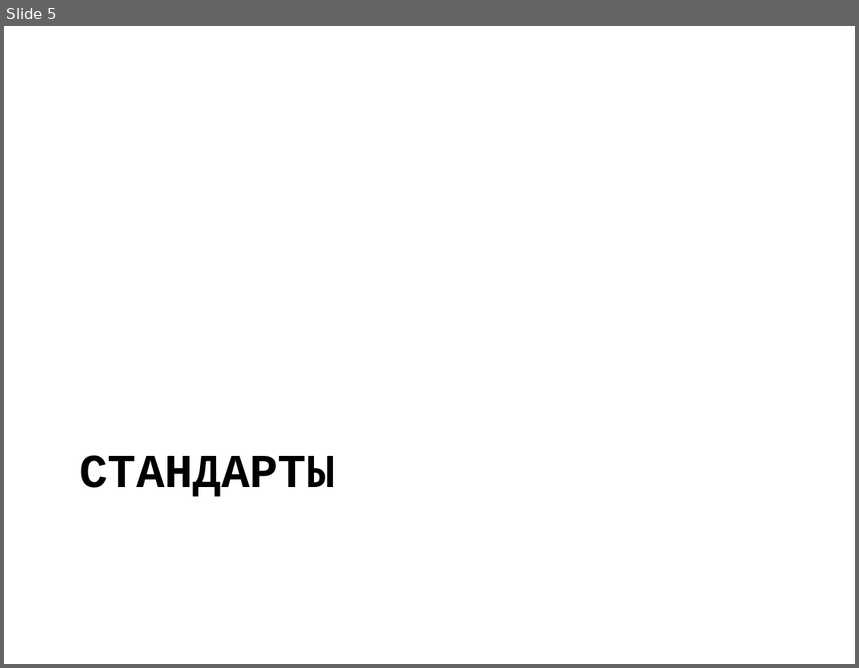
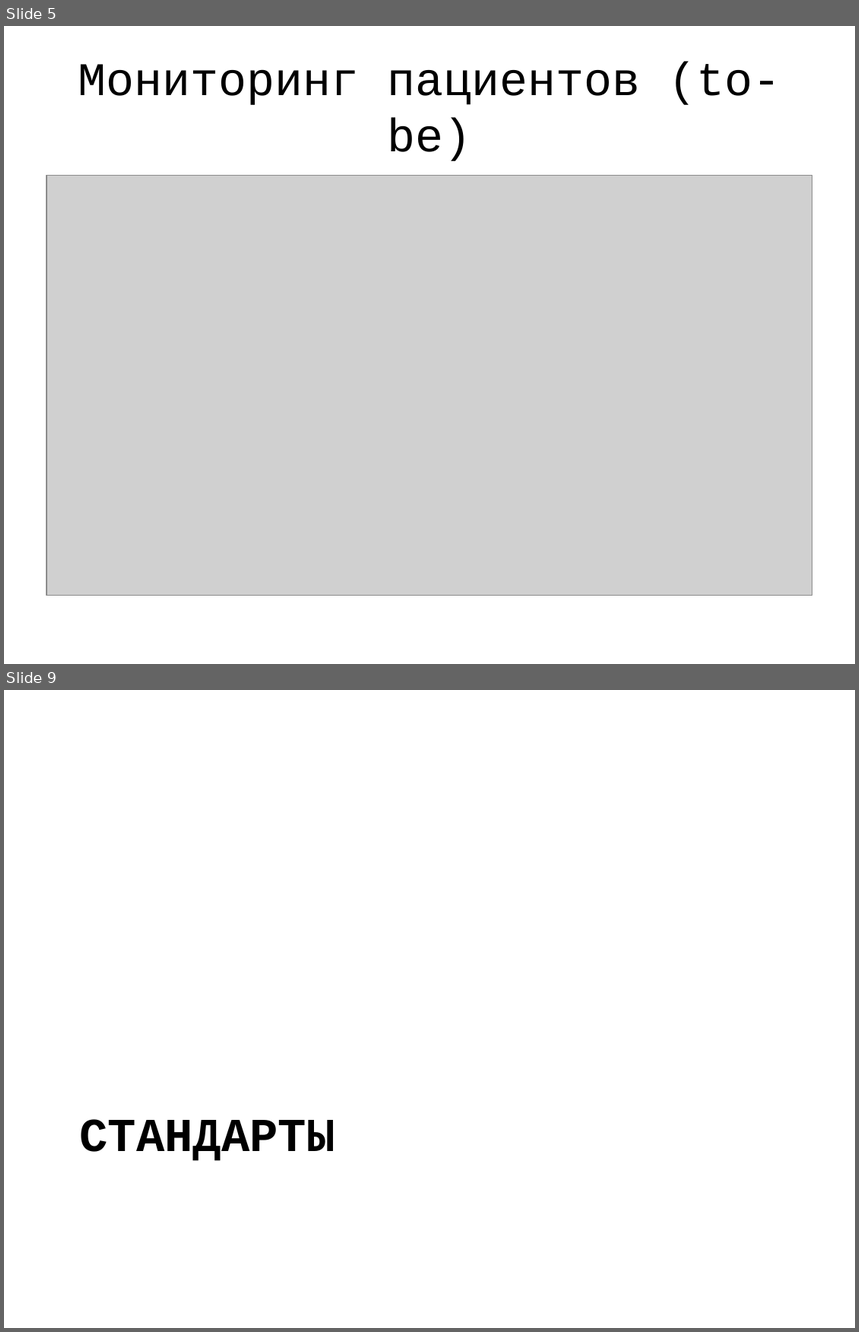
Before and after one commit to jpedraza/Health, a slide deck: Presentation/main.pptx. Shown one above the other, each under a label of ours: slide 5 before the commit, slides 5 and 9 after it; the slides between them are not shown. The pictures are 859x668 and 859x1332 pixels, drawn with LibreOffice and Linux fonts; fonts in the diff are those of the drawing; grey boxes stand for pictures. Boxes give left, top, right and bottom in pixels: in the first picture for what was removed or moved away, otherwise in the second. Text is boxed around its words. In the diff, an @@ line names an element or a change of style, - is before the commit and + after.

```diff
--- a/Presentation/main.pptx
+++ b/Presentation/main.pptx
@@ slide 5 added at (x1=4, y1=26, x2=855, y2=664), background #FFFFFF @@
@@ title added at (x1=78, y1=62, x2=781, y2=161), 39.6 pt, text #000000 @@
+Мониторинг пациентов (to-be)
@@ picture added at (x1=47, y1=176, x2=813, y2=595) @@
@@ what was slide 5 is now slide 9 @@
```
Also in this commit, not shown: 6 other slides added, 3 slides removed, 3 other files.
